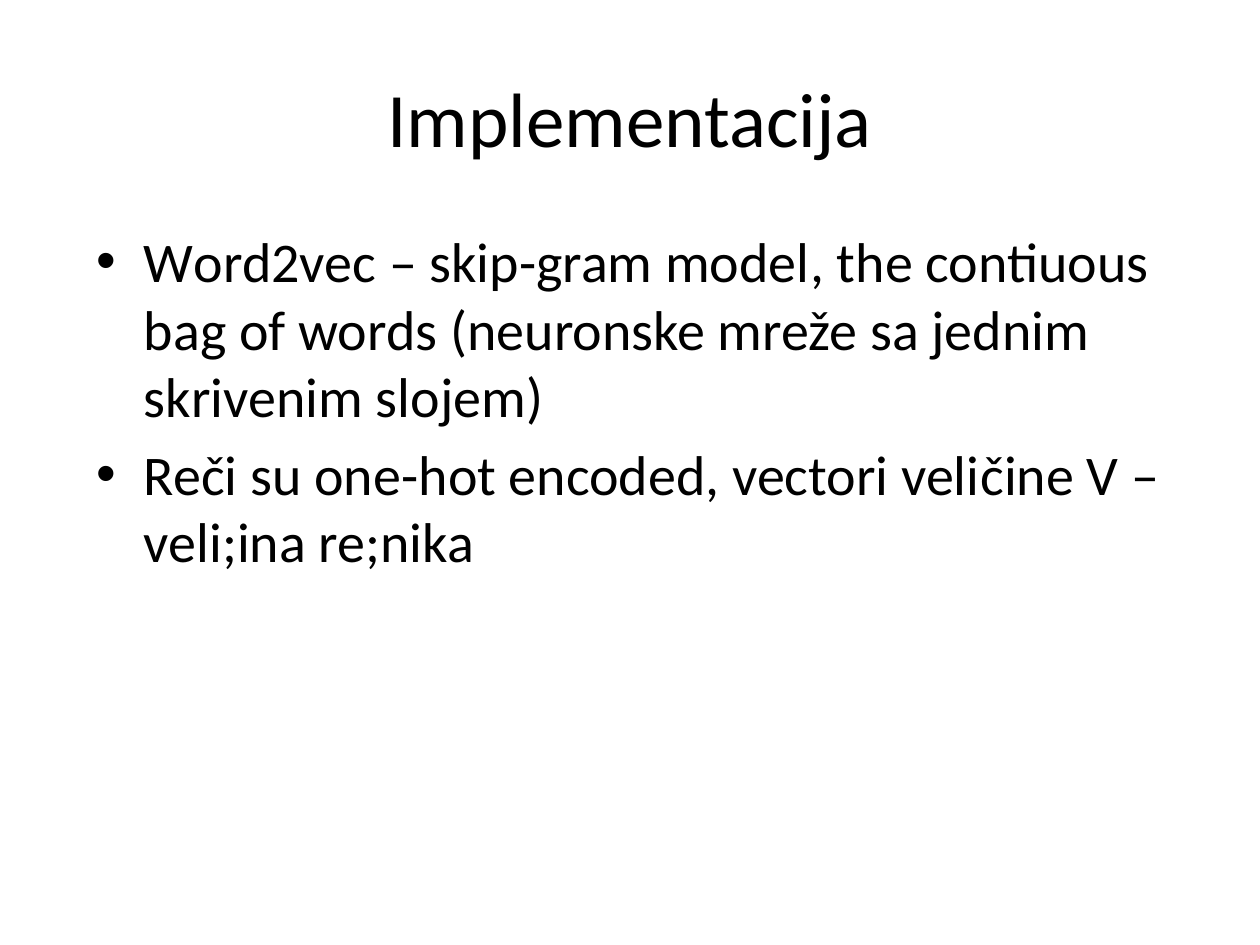
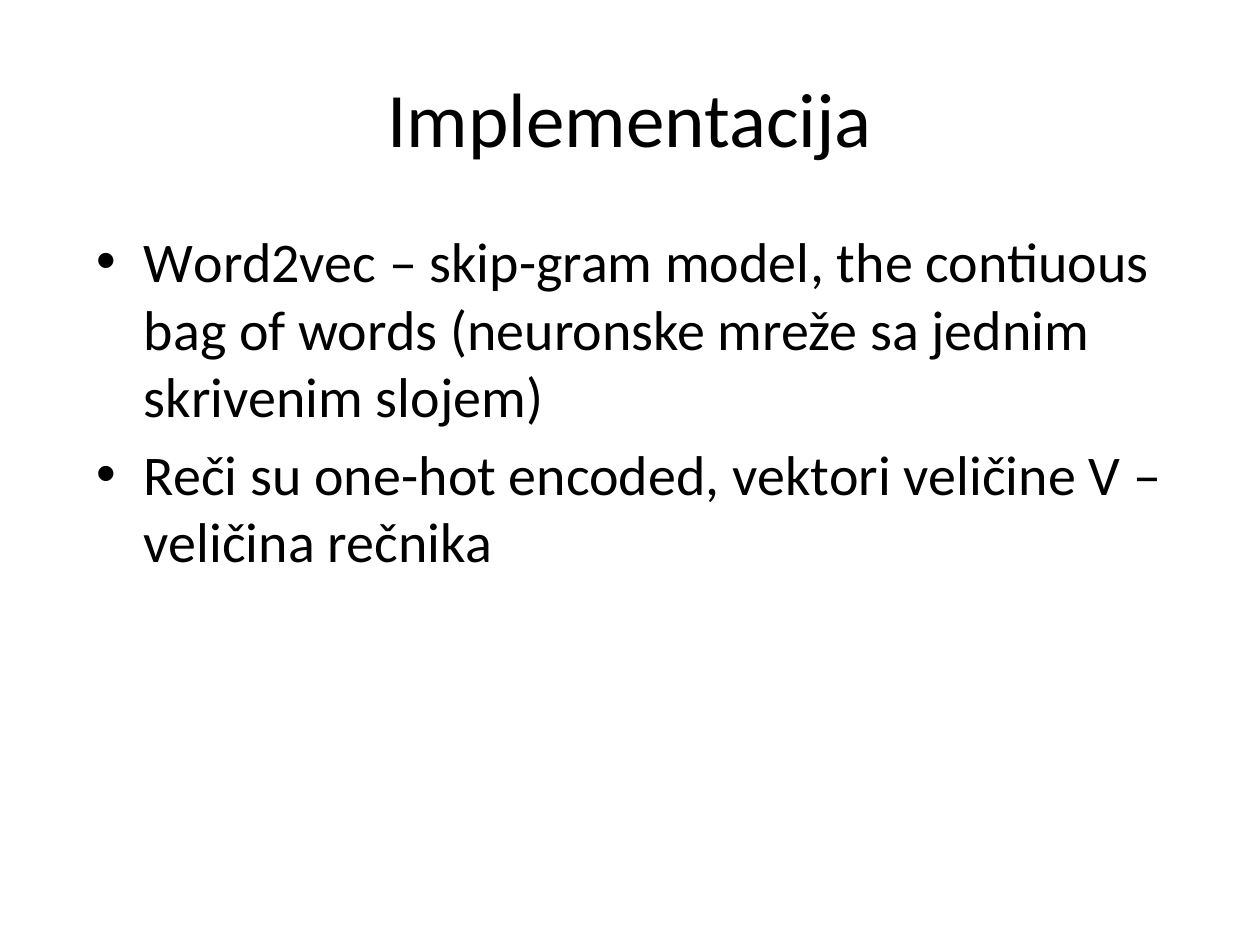
Before and after one commit to vdragan1993/sentence-classification, a slide deck: slide 8 of semantic_classification_ppt.pptx. Drawn at 1260x945 pixels with LibreOffice and Linux fonts; fonts in the diff are those of the drawing; background and template pictures are left out. Boxes give left, top, right and bottom in pixels: in the first picture for what was removed or moved away, otherwise in the second. Text is boxed around its words. In the diff, an @@ line names an element or a change of style, - is before the commit and + after.

```diff
--- a/semantic_classification_ppt.pptx
+++ b/semantic_classification_ppt.pptx
@@ text at [144,456,1121,563]: text changed @@
-• Reči su one-hot encoded, vectori veličine V –veli;ina re;nika
+• Reči su one-hot encoded, vektori veličine V –veličina rečnika
```
Also in this commit, not shown: 1 other slide changed, 1 slide added.
